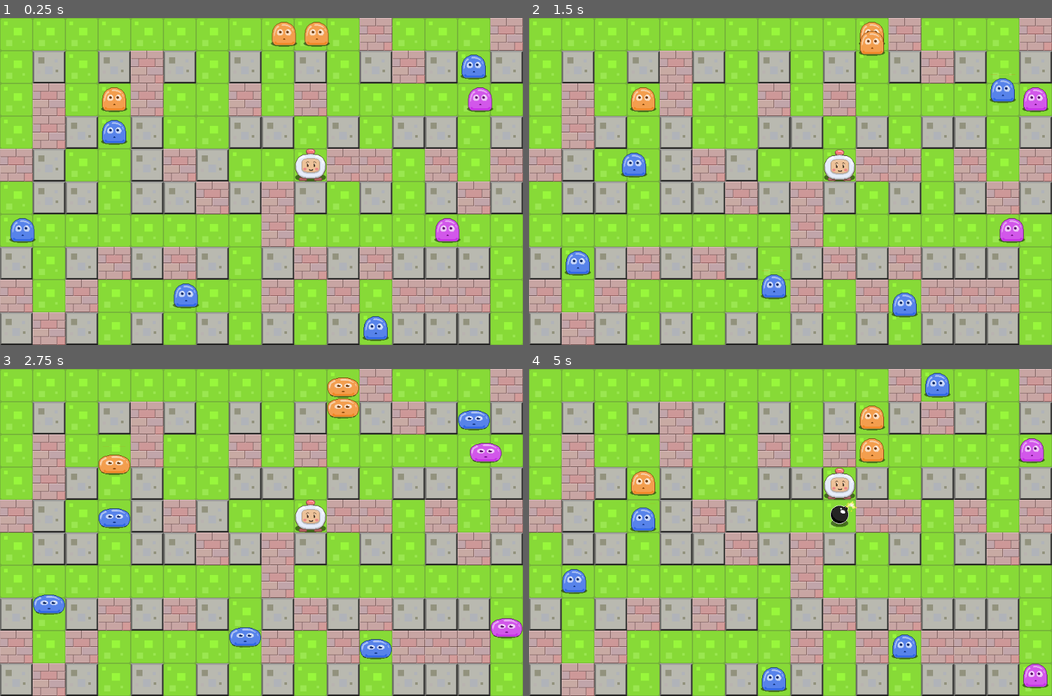
Above: before the commit, frames 1-4 (two rows, left to right).
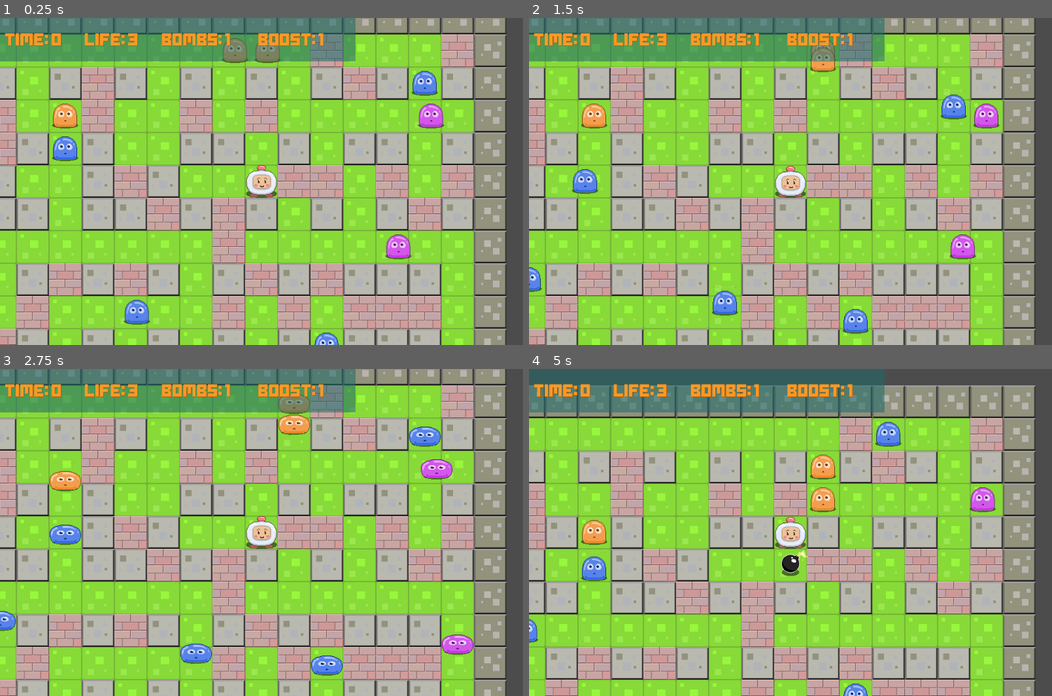
Above: after the commit, the same moments.

Repository: toavinathefirst-lang/bomberman-
Game: Godot game, scene res://map/map0.tscn
Two runs of this game, one before a commit and one after it. Both use one fixed random seed, a clock stepped at 60 frames per second and the inputs below.
Inputs:
- Up to frame 1 (0.25 s): no input
- Up to frame 2 (1.5 s): tap Enter (ui_accept) at 0.5, 0.77 s; hold Right (ui_right) 0.53-1.28 s; hold Down (ui_down) from 1.28 s (still down)
- Up to frame 3 (2.75 s): tap Enter (ui_accept) at 1.52 s; release Down (ui_down) at 2.03 s; hold Right (ui_right) from 2.03 s (still down)
- Up to frame 4 (5 s): release Right (ui_right) at 2.78 s; hold Up (ui_up) 2.78-3.53 s; tap Enter (ui_accept) at 3.02, 3.77, 4.52 s; hold Left (ui_left) from 3.53 s (still down)

The runs differ from the first frame. In frame 1, 77% of the frame differs, in the area x 0-100%, y 0-100%; in frame 2, 76%; in frame 3, 77%; in frame 4, 79%.

Commit message:
ajout du HUD

Diff:
--- a/map/map0.tscn
+++ b/map/map0.tscn
@@ -1,6 +1,7 @@
-[gd_scene load_steps=16 format=2]
+[gd_scene load_steps=18 format=2]
 
 [ext_resource path="res://sprite/EP25/spritesheet.png" type="Texture" id=1]
+[ext_resource path="res://font/ode_to_idle_gaming/Ode to Idle Gaming.otf" type="DynamicFontData" id=2]
 [ext_resource path="res://script/map.gd" type="Script" id=3]
 
 [sub_resource type="ConvexPolygonShape2D" id=6]
@@ -285,9 +286,12 @@
 } ]
 6/z_index = 0
 
+[sub_resource type="DynamicFont" id=18]
+size = 24
+font_data = ExtResource( 2 )
+
 [node name="map0" type="Node2D"]
 script = ExtResource( 3 )
-force = 3
 
 [node name="fond" type="TileMap" parent="."]
 tile_set = SubResource( 10 )
@@ -303,8 +307,112 @@
 collision_mask = 0
 format = 1
 
-[node name="ColorRect" type="ColorRect" parent="."]
-margin_left = -200.0
-margin_top = 77.0
-margin_right = -135.0
-margin_bottom = 141.0
+[node name="CanvasLayer" type="CanvasLayer" parent="."]
+
+[node name="ColorRect" type="ColorRect" parent="CanvasLayer"]
+margin_right = 696.0
+margin_bottom = 85.0
+color = Color( 0.12549, 0.419608, 0.411765, 0.572549 )
+
+[node name="MarginContainer" type="MarginContainer" parent="CanvasLayer/ColorRect"]
+anchor_right = 1.0
+anchor_bottom = 1.0
+size_flags_horizontal = 3
+custom_constants/margin_right = 10
+custom_constants/margin_top = 10
+custom_constants/margin_left = 10
+custom_constants/margin_bottom = 10
+
+[node name="HBoxContainer" type="HBoxContainer" parent="CanvasLayer/ColorRect/MarginContainer"]
+margin_left = 10.0
+margin_top = 10.0
+margin_right = 686.0
+margin_bottom = 75.0
+
+[node name="time" type="Label" parent="CanvasLayer/ColorRect/MarginContainer/HBoxContainer"]
+modulate = Color( 0.980392, 0.603922, 0.152941, 1 )
+margin_top = 11.0
+margin_right = 87.0
+margin_bottom = 53.0
+custom_colors/font_color_shadow = Color( 0.654902, 0.607843, 0.447059, 1 )
+custom_fonts/font = SubResource( 18 )
+text = "Time:"
+percent_visible = -0.2
+
+[node name="lb_time" type="Label" parent="CanvasLayer/ColorRect/MarginContainer/HBoxContainer"]
+modulate = Color( 0.980392, 0.603922, 0.152941, 1 )
+margin_left = 91.0
+margin_top = 11.0
+margin_right = 152.0
+margin_bottom = 53.0
+size_flags_horizontal = 3
+size_flags_vertical = 6
+custom_colors/font_color_shadow = Color( 0.654902, 0.607843, 0.447059, 1 )
+custom_fonts/font = SubResource( 18 )
+text = "0"
+
+[node name="vie" type="Label" parent="CanvasLayer/ColorRect/MarginContainer/HBoxContainer"]
+modulate = Color( 0.980392, 0.603922, 0.152941, 1 )
+margin_left = 156.0
+margin_top = 11.0
+margin_right = 237.0
+margin_bottom = 53.0
+custom_colors/font_color_shadow = Color( 0.654902, 0.607843, 0.447059, 1 )
+custom_fonts/font = SubResource( 18 )
+text = "Life:"
+
+[node name="lb_vie" type="Label" parent="CanvasLayer/ColorRect/MarginContainer/HBoxContainer"]
+modulate = Color( 0.980392, 0.603922, 0.152941, 1 )
+margin_left = 241.0
+margin_top = 11.0
+margin_right = 303.0
+margin_bottom = 53.0
+size_flags_horizontal = 3
+size_flags_vertical = 6
+custom_colors/font_color_shadow = Color( 0.654902, 0.607843, 0.447059, 1 )
+custom_fonts/font = SubResource( 18 )
+text = "3"
+
+[node name="bombe" type="Label" parent="CanvasLayer/ColorRect/MarginContainer/HBoxContainer"]
+modulate = Color( 0.980392, 0.603922, 0.152941, 1 )
+margin_left = 307.0
+margin_top = 11.0
+margin_right = 427.0
+margin_bottom = 53.0
+custom_colors/font_color_shadow = Color( 0.654902, 0.607843, 0.447059, 1 )
+custom_fonts/font = SubResource( 18 )
+text = "Bombs:"
+
+[node name="lb_bombe" type="Label" parent="CanvasLayer/ColorRect/MarginContainer/HBoxContainer"]
+modulate = Color( 0.980392, 0.603922, 0.152941, 1 )
+margin_left = 431.0
+margin_top = 11.0
+margin_right = 492.0
+margin_bottom = 53.0
+size_flags_horizontal = 3
+size_flags_vertical = 6
+custom_colors/font_color_shadow = Color( 0.654902, 0.607843, 0.447059, 1 )
+custom_fonts/font = SubResource( 18 )
+text = "1"
+
+[node name="boost" type="Label" parent="CanvasLayer/ColorRect/MarginContainer/HBoxContainer"]
+modulate = Color( 0.980392, 0.603922, 0.152941, 1 )
+margin_left = 496.0
+margin_top = 11.0
+margin_right = 610.0
+margin_bottom = 53.0
+custom_colors/font_color_shadow = Color( 0.654902, 0.607843, 0.447059, 1 )
+custom_fonts/font = SubResource( 18 )
+text = "boost:"
+
+[node name="lb_boost" type="Label" parent="CanvasLayer/ColorRect/MarginContainer/HBoxContainer"]
+modulate = Color( 0.980392, 0.603922, 0.152941, 1 )
+margin_left = 614.0
+margin_top = 11.0
+margin_right = 676.0
+margin_bottom = 53.0
+size_flags_horizontal = 3
+size_flags_vertical = 6
+custom_colors/font_color_shadow = Color( 0.654902, 0.607843, 0.447059, 1 )
+custom_fonts/font = SubResource( 18 )
+text = "1"
--- a/prefab/player.tscn
+++ b/prefab/player.tscn
@@ -164,4 +164,7 @@
 [node name="CollisionShape2D" type="CollisionShape2D" parent="hitbox"]
 shape = SubResource( 1 )
 
+[node name="Camera2D" type="Camera2D" parent="."]
+current = true
+
 [connection signal="body_entered" from="hitbox" to="." method="_on_hitbox_body_entered"]
--- a/script/map.gd
+++ b/script/map.gd
@@ -5,7 +5,7 @@
 onready var enemy = preload("res://prefab/enemy.tscn")
 onready var explosion = $explosion
 
-export(int) var force = 2
+export(int) var force = 1
 
 func _ready():
 	spawn(10)
--- a/script/player.gd
+++ b/script/player.gd
@@ -35,22 +35,33 @@
 	if Input.is_action_just_pressed("ui_accept"):
 		tickBomb =true;
 func action(vec):
-	if canMove == true :
-		if tickBomb ==true :
-			var b=bombe.instance()
+	if canMove == true:
+		# Calcul de la destination
+		var oldpos = position
+		var newpos = Vector2(oldpos.x + (vec.x * 64), oldpos.y + (vec.y * 64))
+
+		# --- LA CORRECTION ICI ---
+		# On force le Raycast à se mettre à jour vers la destination
+		# Ou plus simple : on vérifie si la destination est un mur
+		if tickBomb == true:
+			var b = bombe.instance()
 			get_parent().add_child(b)
 			b.planted(self.position)
-			tickBomb=false
-		if(vec==Vector2(0,0)):
-			return
+			tickBomb = false
 
-		canMove=false
-		var oldpos= position
-		var newpos=Vector2(oldpos.x  + (vec.x*64),oldpos.y + (vec.y*64))
-		tw.interpolate_property(self,"position",oldpos,newpos,0.3,Tween.TRANS_LINEAR,Tween.EASE_IN_OUT)
+		# On empêche le mouvement si le Raycast détecte un mur
+		# Note: Assure-toi que tes Raycasts sont assez longs (64 unités)
+		# ou utilise test_move()
+		if vec.x > 0 and $RayRight.is_colliding(): return
+		if vec.x < 0 and $RayLeft.is_colliding(): return
+		if vec.y > 0 and $RayDown.is_colliding(): return
+		if vec.y < 0 and $RayUp.is_colliding(): return
+
+		canMove = false
+		tw.interpolate_property(self, "position", oldpos, newpos, 0.3, Tween.TRANS_LINEAR, Tween.EASE_IN_OUT)
 		tw.start()
-		yield(tw,"tween_completed")
-		canMove =  true
+		yield(tw, "tween_completed")
+		canMove = true
 
 
 func _on_hitbox_body_entered(body):
Binary file added: font/ode_to_idle_gaming/Ode to Idle Gaming.otf
Binary file added: font/ode_to_idle_gaming/Ode to Idle Gaming.woff
Not shown, added: font/ode_to_idle_gaming.zip
Not shown, added: font/ode_to_idle_gaming/FSLA_NonCommercial_License.html
Not shown, added: font/ode_to_idle_gaming/Get Commercial License.url
